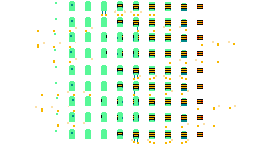
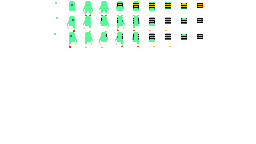
The second w=256, h=144 image is a revision of the first. Changes to its layers:
painted on "body" over (x1=54, y1=3, x2=203, y2=139)
painted on "limbs" over (x1=35, y1=6, x2=236, y2=144)
